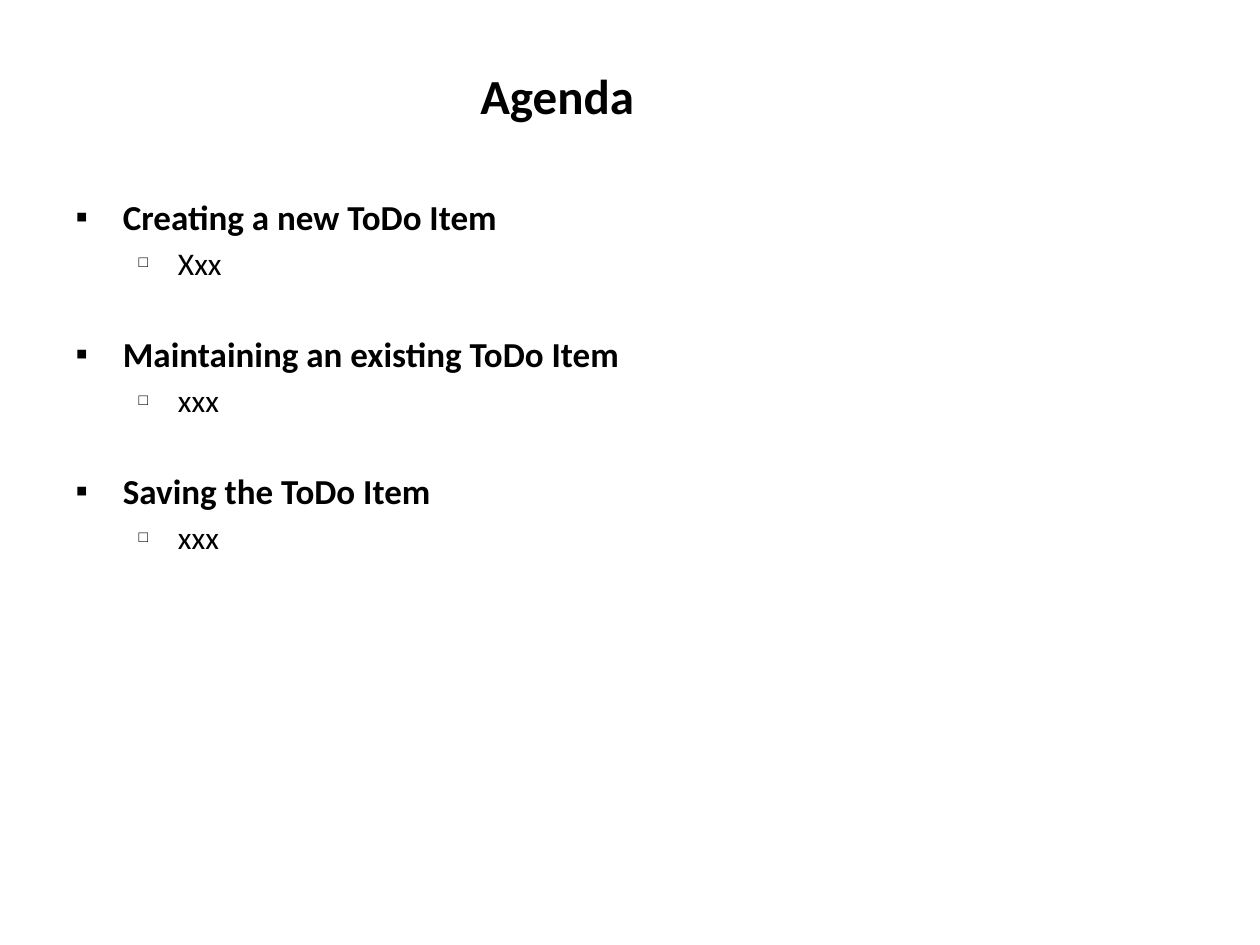
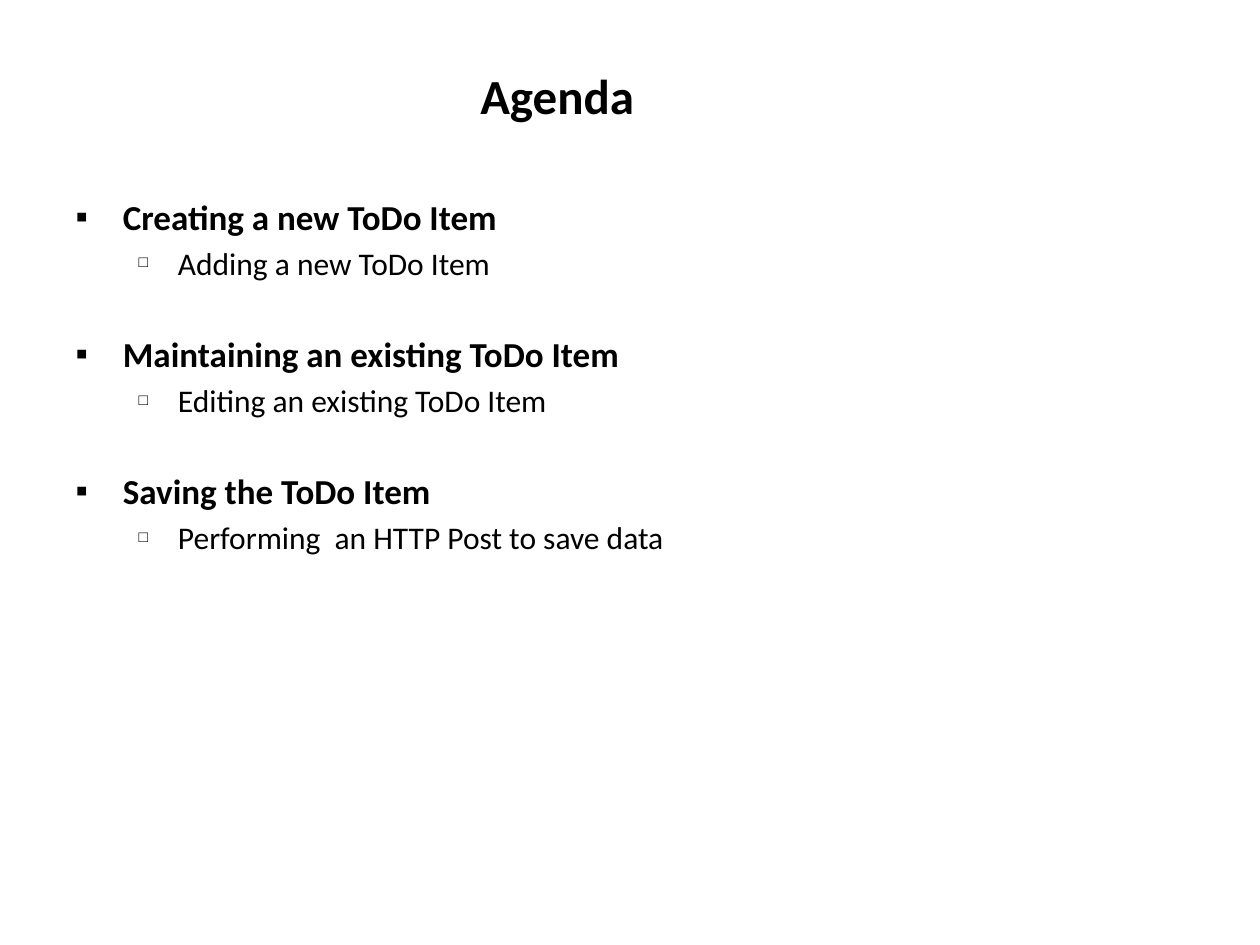
Before and after one commit to derikwhittaker/Pluarsight.XamlToHtml, a slide deck: slide 3 of Modules/04.TaskEditScreen.InitialSetup/04.TaskEditScreen.InitialSetup.pptx. Drawn at 1260x945 pixels with LibreOffice and Linux fonts; fonts in the diff are those of the drawing. Boxes give left, top, right and bottom in pixels: in the first picture for what was removed or moved away, otherwise in the second. Text is boxed around its words. In the diff, an @@ line names an element or a change of style, - is before the commit and + after.

```diff
--- a/Modules/04.TaskEditScreen.InitialSetup/04.TaskEditScreen.InitialSetup.pptx
+++ b/Modules/04.TaskEditScreen.InitialSetup/04.TaskEditScreen.InitialSetup.pptx
@@ text at (178,253,490,281): text changed @@
-  □ Xxx
+  □ Adding a new ToDo Item
@@ text at (178,390,546,418): text changed @@
-  □ xxx
+  □ Editing an existing ToDo Item
@@ text at (178,527,664,555): text changed @@
-  □ xxx
+  □ Performing an HTTP Post to save data
```
Also in this commit, not shown: 1 other slide changed, 10 slides added, 8 slides removed, 20 other files.
